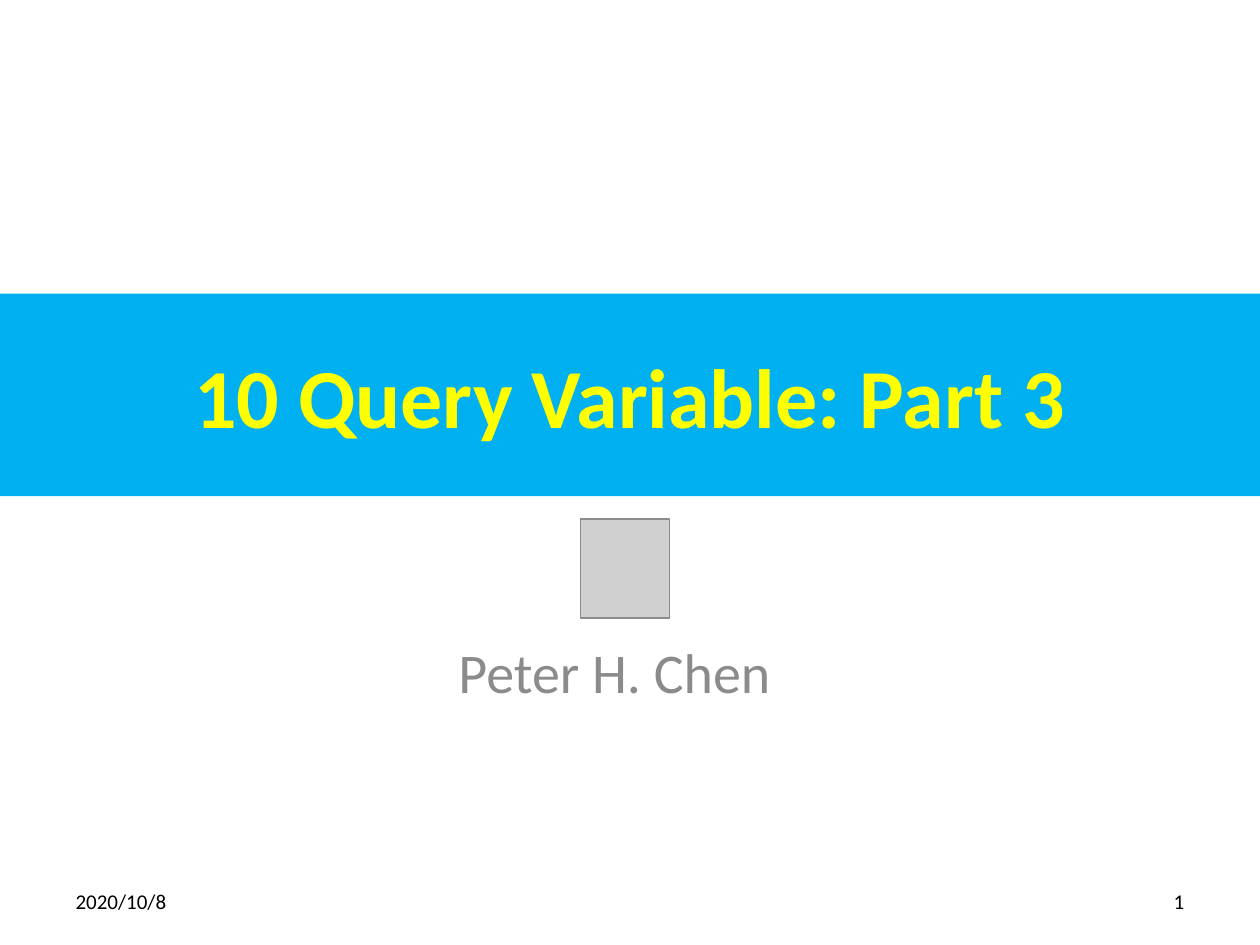
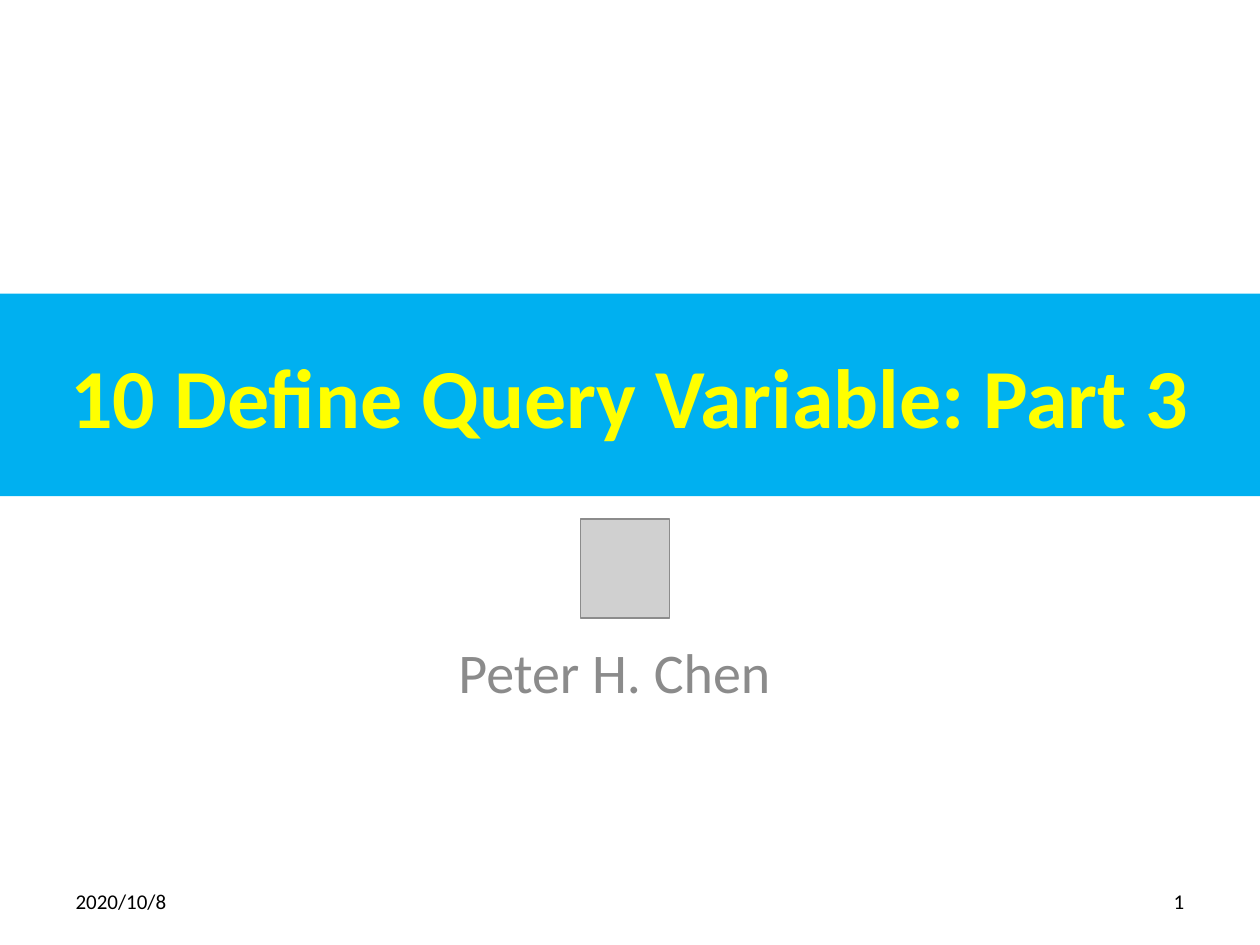
Before and after one commit to peterhchen/700_GraphQL, a slide deck: slide 1 of 10_QueryApp03.pptx. Drawn at 1260x945 pixels with LibreOffice and Linux fonts; fonts in the diff are those of the drawing; grey boxes stand for pictures. Boxes give left, top, right and bottom in pixels: in the first picture for what was removed or moved away, otherwise in the second. Text is boxed around its words. In the diff, an @@ line names an element or a change of style, - is before the commit and + after.

```diff
--- a/10_QueryApp03.pptx
+++ b/10_QueryApp03.pptx
@@ title at (70,369,1188,442): text changed @@
-10 Query Variable: Part 3
+10 Define Query Variable: Part 3
```
Also in this commit, not shown: 6 other slides changed, 2 other files.
